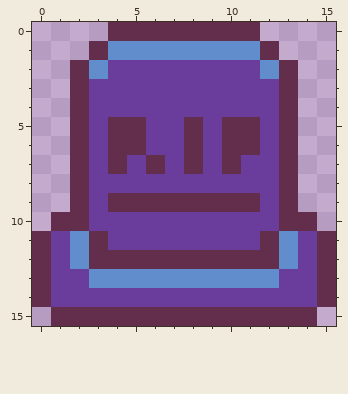
Pixel-art file: Assets/Sprites/Items/Grave/Grave.aseprite. Above, as it was before the edit.
16x16 pixels, 1 frame.
The result:
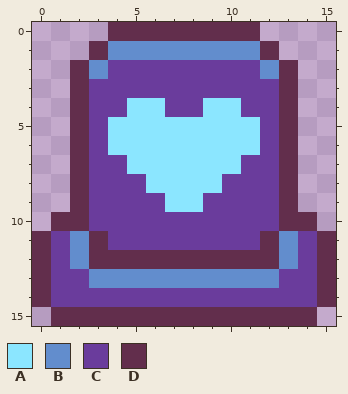
Palette (. is transparent): A #8be6ff  B #628dcd  C #6a3c9c  D #622e4c
Difference:
layer "End-Grave" added
layer "Layer 1" removed
--- layer "End-Grave"
@@ x 0..15 @@
  3 ..DCCCCCCCCCCD..
- 4 ..DCCCCCCCCCCD..
- 5 ..DCDDCCDCDDCD..
- 6 ..DCDDCCDCDDCD..
- 7 ..DCDCDCDCDCCD..
- 8 ..DCCCCCCCCCCD..
- 9 ..DCDDDDDDDDCD..
+ 4 ..DCCAACCAACCD..
+ 5 ..DCAAAAAAAACD..
+ 6 ..DCAAAAAAAACD..
+ 7 ..DCCAAAAAACCD..
+ 8 ..DCCCAAAACCCD..
+ 9 ..DCCCCAACCCCD..
 10 .DDCCCCCCCCCCDD.
Changed places in both pictures, as pixel boxes (x1, y1, x2, y2):
changed: (108, 98, 260, 212)
